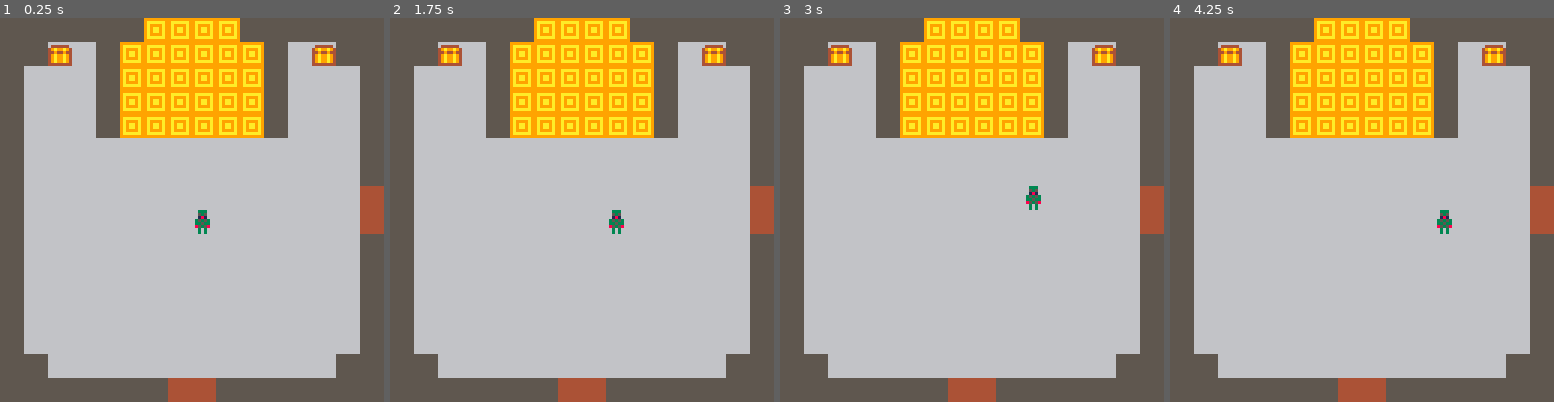
Above: before the commit, frames 1-4 (left to right).
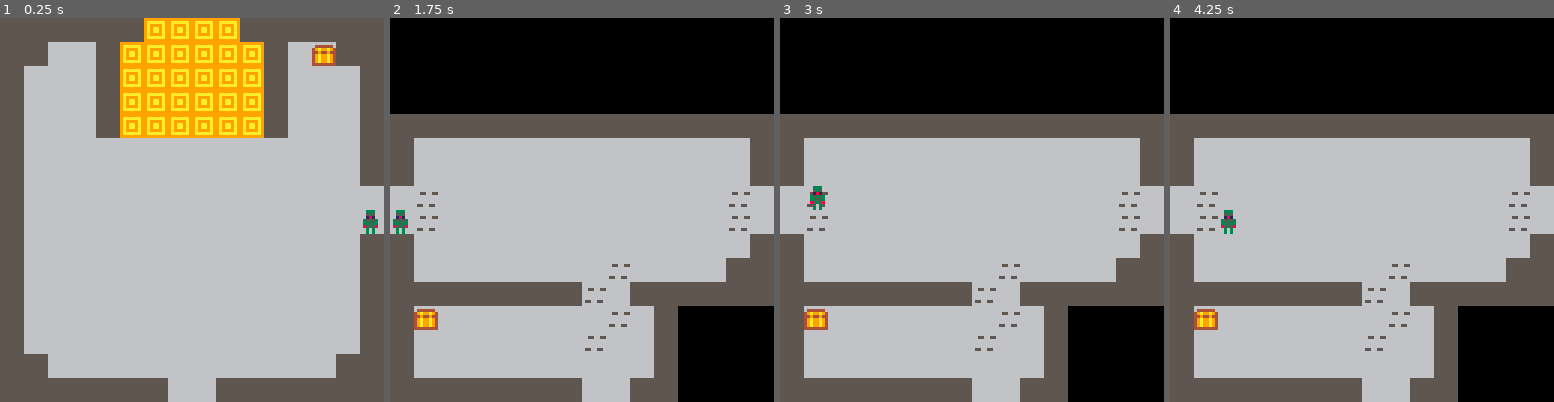
Above: after the commit, the same moments.

Repository: rledford/pico-door
Game: PICO-8 cartridge door.p8
Two runs of this game, one before a commit and one after it. Both use one fixed random seed, a clock stepped at 60 frames per second and the inputs below.
Inputs:
- Up to frame 1 (0.25 s): no input
- Up to frame 2 (1.75 s): tap X (X key) at 0.33, 1.07 s; tap O (Z key) at 0.7, 1.7 s; hold Right from 1.6 s (still down)
- Up to frame 3 (3 s): tap X (X key) at 1.85, 2.97 s; release Right at 2.1 s; tap O (Z key) at 2.1, 2.5, 2.9 s; hold Up 2.15-2.42 s; hold Right from 2.47 s (still down)
- Up to frame 4 (4.25 s): release Right at 3.03 s; hold Left 3.08-3.58 s; tap O (Z key) at 3.3, 3.7, 4.1 s; hold Down 3.63-3.97 s; hold Right from 4.02 s (still down); tap X (X key) at 4.08 s

The runs differ from the first frame. In frame 1, 2.1% of the frame differs, in the area x 12-100%, y 7-100%; in frame 2, 46%; in frame 3, 46%; in frame 4, 46%, in the area x 0-100%, y 0-100%.

Commit message:
feat: Initial room transitions

Diff:
--- a/door.p8
+++ b/door.p8
@@ -6,6 +6,7 @@
 -- globals --
 -------------
 
+room = {x=0,y=0}
 objects = {}
 types = {}
 
@@ -14,13 +15,14 @@
 k_up = 2
 k_down = 3
 k_shoot = 4
+transition_room = false
 
 -- entry point --
 -----------------
 
 function _init()
 	cls()
-	plr = init_object(player, 64,64)
+	plr = init_object(player, 120, 64)
 end
 
 function _update60()
@@ -34,6 +36,7 @@
 
 function _draw()
 	cls()
+	camera(room.x * 16 * 8, room.y * 16 * 8)
 	map()
 	foreach(objects,function(obj)
 		draw_object(obj)
@@ -129,6 +132,23 @@
 		end
 		if obj.x == dest.x and obj.y == dest.y then
 			del(obj.moves, dest)
+			transition_room = false
+		end
+
+		if type == player and not transition_room then
+			if obj.x + 8 > room.x * 128 + 128 then
+				room.x += 1
+				transition_room = true
+			elseif obj.x < room.x * 128 then
+				room.x -= 1
+				transition_room = true
+			elseif obj.y + 8 > room.y * 128 + 128 then
+				room.y += 1
+				transition_room = true
+			elseif obj.y < room.y * 128 then
+				room.y -= 1
+				transition_room = true
+			end
 		end
 	end
 
@@ -167,6 +187,14 @@
 	elseif obj.spr > 0 then
 		spr(obj.spr, obj.x, obj.y, 1, 1)
 	end
+end
+
+-- rooms --
+-----------
+
+function load_room(x,y)
+	room.x = x
+	room.y = y
 end
 __gfx__
 00000000555555556666666644444444111111119999999900000000000000000000000000000000000000000000000000000000000000006666666669a99a96
@@ -199,24 +227,40 @@
 000dd000000000000000000000000000000000000000000000000000000000000000000000000000000000000000000000000000000000000000000000000000
 000dd000000000000000000000000000000000000000000000000000000000000000000000000000000000000000000000000000000000000000000000000000
 __gff__
-0001000300011400000000000000000000020409000000000000000000000000000000000000000000000000000000000000000000000000000000000000000000000000000000000000000000000000000000000000000000000000000000000000000000000000000000000000000000000000000000000000000000000000
+0001000300010000000000000000000000020409000000000000000000000000000000000000000000000000000000000000000000000000000000000000000000000000000000000000000000000000000000000000000000000000000000000000000000000000000000000000000000000000000000000000000000000000
 0000000000000000000000000000000000000000000000000000000000000000000000000000000000000000000000000000000000000000000000000000000000000000000000000000000000000000000000000000000000000000000000000000000000000000000000000000000000000000000000000000000000000000
 __map__
-0101010101010505050501010101010101000000000000000000000000000000000000000000000000000000000000000000000000000000000000000000000000000000000000000000000000000000000000000000000000000000000000000000000000000000000000000000000000000000000000000000000000000000
-01010e020105050505050501020e010101000000000000000000000000000000000000000000000000000000000000000000000000000000000000000000000000000000000000000000000000000000000000000000000000000000000000000000000000000000000000000000000000000000000000000000000000000000
-0102020201050505050505010202020101000000000000000000000000000000000000000000000000000000000000000000000000000000000000000000000000000000000000000000000000000000000000000000000000000000000000000000000000000000000000000000000000000000000000000000000000000000
-0102020201050505050505010202020101000000000000000000000000000000000000000000000000000000000000000000000000000000000000000000000000000000000000000000000000000000000000000000000000000000000000000000000000000000000000000000000000000000000000000000000000000000
+0101010101010505050501010101010100000000000000000000000000000000000000000000000000000000000000000000000000000000000000000000000000000000000000000000000000000000000000000000000000000000000000000000000000000000000000000000000000000000000000000000000000000000
+010102020105050505050501020e010100000000000000000000000000000000000000000000000000000000000000000000000000000000000000000000000000000000000000000000000000000000000000000000000000000000000000000000000000000000000000000000000000000000000000000000000000000000
+0102020201050505050505010202020100000000000000000000000000000000000000000000000000000000000000000000000000000000000000000000000000000000000000000000000000000000000000000000000000000000000000000000000000000000000000000000000000000000000000000000000000000000
+0102020201050505050505010202020100000000000000000000000000000000000000000000000000000000000000000000000000000000000000000000000000000000000000000000000000000000000000000000000000000000000000000000000000000000000000000000000000000000000000000000000000000000
 0102020201050505050505010202020101010101010101010101010101010101000000000000000000000000000000000000000000000000000000000000000000000000000000000000000000000000000000000000000000000000000000000000000000000000000000000000000000000000000000000000000000000000
-0102020202020202020202020202020101020202020202020202020202020e01000000000000000000000000000000000000000000000000000000000000000000000000000000000000000000000000000000000000000000000000000000000000000000000000000000000000000000000000000000000000000000000000
-0102020202020202020202020202020101020202020202020202020202020201000000000000000000000000000000000000000000000000000000000000000000000000000000000000000000000000000000000000000000000000000000000000000000000000000000000000000000000000000000000000000000000000
-0102020202020202020202020202020302100202020202020202020202021003000000000000000000000000000000000000000000000000000000000000000000000000000000000000000000000000000000000000000000000000000000000000000000000000000000000000000000000000000000000000000000000000
-0102020202020202020202020202020302100202020202020202020202021003000000000000000000000000000000000000000000000000000000000000000000000000000000000000000000000000000000000000000000000000000000000000000000000000000000000000000000000000000000000000000000000000
 0102020202020202020202020202020101020202020202020202020202020201000000000000000000000000000000000000000000000000000000000000000000000000000000000000000000000000000000000000000000000000000000000000000000000000000000000000000000000000000000000000000000000000
 0102020202020202020202020202020101020202020202020202020202020201000000000000000000000000000000000000000000000000000000000000000000000000000000000000000000000000000000000000000000000000000000000000000000000000000000000000000000000000000000000000000000000000
-0102020202020202020202020202020101010101010101010101010101010101000000000000000000000000000000000000000000000000000000000000000000000000000000000000000000000000000000000000000000000000000000000000000000000000000000000000000000000000000000000000000000000000
-0102020202020202020202020202020101000000000000000000000000000000000000000000000000000000000000000000000000000000000000000000000000000000000000000000000000000000000000000000000000000000000000000000000000000000000000000000000000000000000000000000000000000000
-0102020202020202020202020202020101000000000000000000000000000000000000000000000000000000000000000000000000000000000000000000000000000000000000000000000000000000000000000000000000000000000000000000000000000000000000000000000000000000000000000000000000000000
-0101020202020202020202020202010101000000000000000000000000000000000000000000000000000000000000000000000000000000000000000000000000000000000000000000000000000000000000000000000000000000000000000000000000000000000000000000000000000000000000000000000000000000
-0101010101010103030101010101010101000000000000000000000000000000000000000000000000000000000000000000000000000000000000000000000000000000000000000000000000000000000000000000000000000000000000000000000000000000000000000000000000000000000000000000000000000000
-
-
+0102020202020202020202020202020202100202020202020202020202021002000000000000000000000000000000000000000000000000000000000000000000000000000000000000000000000000000000000000000000000000000000000000000000000000000000000000000000000000000000000000000000000000
+0102020202020202020202020202020202100202020202020202020202021002000000000000000000000000000000000000000000000000000000000000000000000000000000000000000000000000000000000000000000000000000000000000000000000000000000000000000000000000000000000000000000000000
+0102020202020202020202020202020101020202020202020202020202020201000000000000000000000000000000000000000000000000000000000000000000000000000000000000000000000000000000000000000000000000000000000000000000000000000000000000000000000000000000000000000000000000
+0102020202020202020202020202020101020202020202020210020202020101000000000000000000000000000000000000000000000000000000000000000000000000000000000000000000000000000000000000000000000000000000000000000000000000000000000000000000000000000000000000000000000000
+0102020202020202020202020202020101010101010101011002010101010101000000000000000000000000000000000000000000000000000000000000000000000000000000000000000000000000000000000000000000000000000000000000000000000000000000000000000000000000000000000000000000000000
+01020202020202020202020202020201010e0202020202020210020100000000000000000000000000000000000000000000000000000000000000000000000000000000000000000000000000000000000000000000000000000000000000000000000000000000000000000000000000000000000000000000000000000000
+0102020202020202020202020202020101020202020202021002020100000000000000000000000000000000000000000000000000000000000000000000000000000000000000000000000000000000000000000000000000000000000000000000000000000000000000000000000000000000000000000000000000000000
+0101020202020202020202020202010101020202020202020202020100000000000000000000000000000000000000000000000000000000000000000000000000000000000000000000000000000000000000000000000000000000000000000000000000000000000000000000000000000000000000000000000000000000
+0101010101010102020101010101010101010101010101010202010100000000000000000000000000000000000000000000000000000000000000000000000000000000000000000000000000000000000000000000000000000000000000000000000000000000000000000000000000000000000000000000000000000000
+0101010101010102020101010101010101010101010101010202010101010101000000000000000000000000000000000000000000000000000000000000000000000000000000000000000000000000000000000000000000000000000000000000000000000000000000000000000000000000000000000000000000000000
+0102020202020102020102020202020101010202020202020202020202020101000000000000000000000000000000000000000000000000000000000000000000000000000000000000000000000000000000000000000000000000000000000000000000000000000000000000000000000000000000000000000000000000
+0102020202020102020102020202020101020202020202020202020202020201000000000000000000000000000000000000000000000000000000000000000000000000000000000000000000000000000000000000000000000000000000000000000000000000000000000000000000000000000000000000000000000000
+0102020202020102020102020202020101020202020202020202020202020201000000000000000000000000000000000000000000000000000000000000000000000000000000000000000000000000000000000000000000000000000000000000000000000000000000000000000000000000000000000000000000000000
+0102020202020102020102020202020101020202020202020202020202020101000000000000000000000000000000000000000000000000000000000000000000000000000000000000000000000000000000000000000000000000000000000000000000000000000000000000000000000000000000000000000000000000
+0102020202020102020102020202020101020202020202020202020101010101000000000000000000000000000000000000000000000000000000000000000000000000000000000000000000000000000000000000000000000000000000000000000000000000000000000000000000000000000000000000000000000000
+0101010202010102020102020202020101020202020202020202020100000000000000000000000000000000000000000000000000000000000000000000000000000000000000000000000000000000000000000000000000000000000000000000000000000000000000000000000000000000000000000000000000000000
+0102020202020202020202020202020101020202020202020202020100000000000000000000000000000000000000000000000000000000000000000000000000000000000000000000000000000000000000000000000000000000000000000000000000000000000000000000000000000000000000000000000000000000
+0102020202020202020202020202020101020202020202020202020100000000000000000000000000000000000000000000000000000000000000000000000000000000000000000000000000000000000000000000000000000000000000000000000000000000000000000000000000000000000000000000000000000000
+0102020202020202020102020202020101020202020202020202020100000000000000000000000000000000000000000000000000000000000000000000000000000000000000000000000000000000000000000000000000000000000000000000000000000000000000000000000000000000000000000000000000000000
+0102020202020202020102020202020101020202020202020202020100000000000000000000000000000000000000000000000000000000000000000000000000000000000000000000000000000000000000000000000000000000000000000000000000000000000000000000000000000000000000000000000000000000
+0102020202020202020102020202020202020202020202020202020100000000000000000000000000000000000000000000000000000000000000000000000000000000000000000000000000000000000000000000000000000000000000000000000000000000000000000000000000000000000000000000000000000000
+0102020202020202020102020202020202020202020202020202010100000000000000000000000000000000000000000000000000000000000000000000000000000000000000000000000000000000000000000000000000000000000000000000000000000000000000000000000000000000000000000000000000000000
+0102020202020202020102020202020101010101010101010101010100000000000000000000000000000000000000000000000000000000000000000000000000000000000000000000000000000000000000000000000000000000000000000000000000000000000000000000000000000000000000000000000000000000
+0101020202020202010101020202010100000000000000000000000000000000000000000000000000000000000000000000000000000000000000000000000000000000000000000000000000000000000000000000000000000000000000000000000000000000000000000000000000000000000000000000000000000000
+0101010101010101010101010101010100000000000000000000000000000000000000000000000000000000000000000000000000000000000000000000000000000000000000000000000000000000000000000000000000000000000000000000000000000000000000000000000000000000000000000000000000000000
+
+
